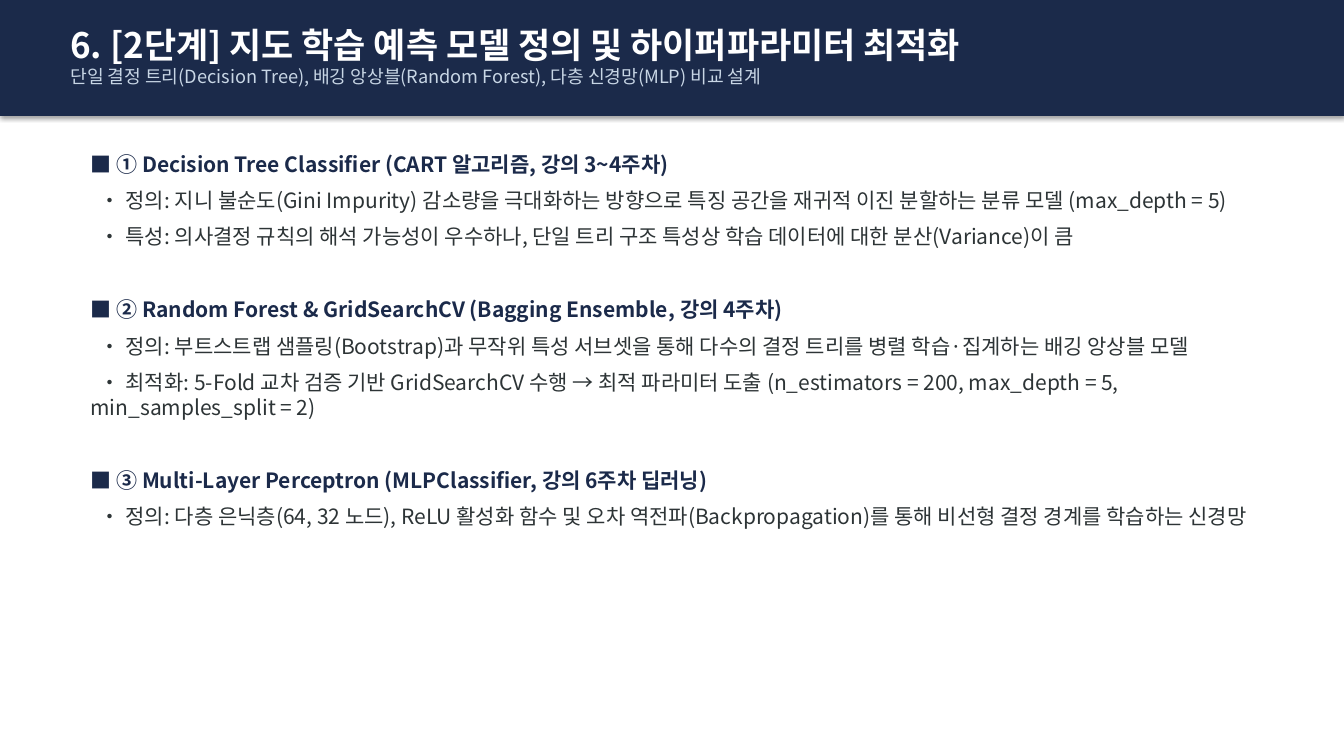
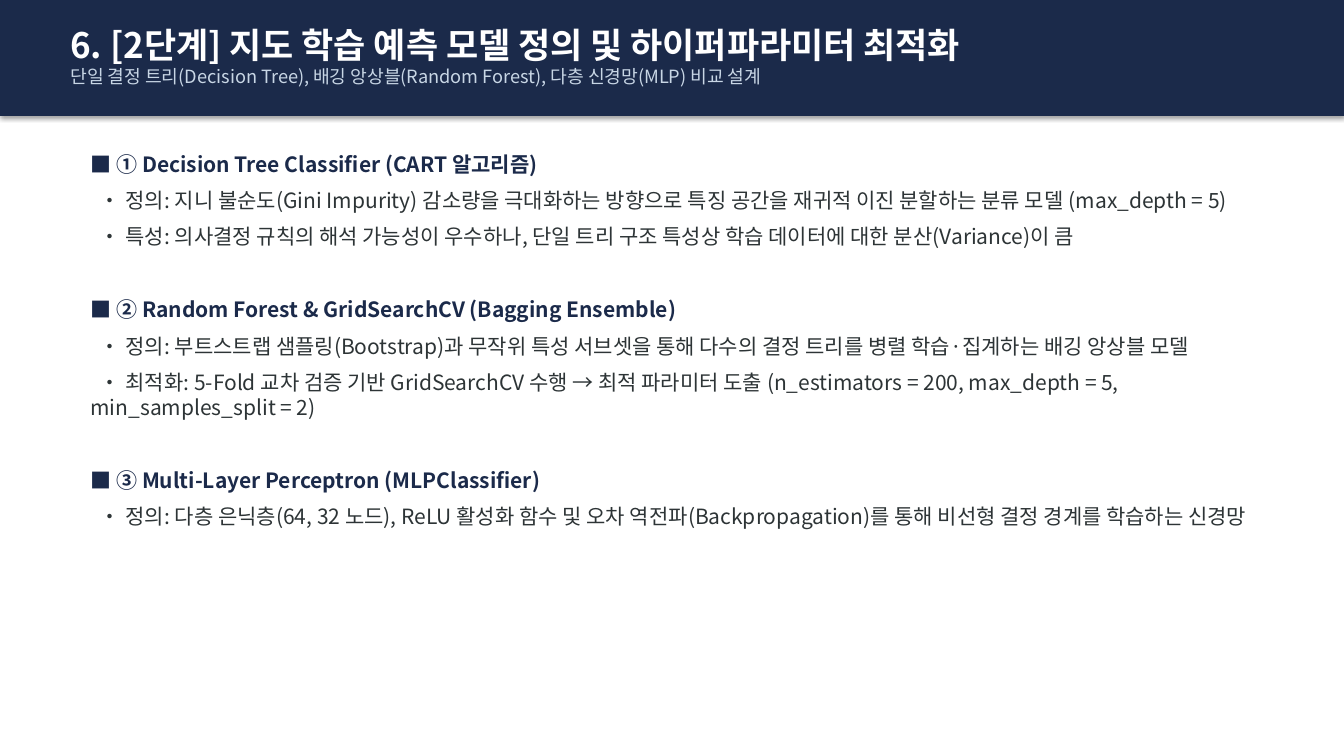
Before and after one commit to sungmin9910/prediction, a slide deck: slide 7 of 사과_운송_이상충격_예측_발표자료.pptx. Drawn at 1344x756 pixels with LibreOffice and Linux fonts; fonts in the diff are those of the drawing. Boxes give left, top, right and bottom in pixels: in the first picture for what was removed or moved away, otherwise in the second. Text is boxed around its words. In the diff, an @@ line names an element or a change of style, - is before the commit and + after.

```diff
--- a/사과_운송_이상충격_예측_발표자료.pptx
+++ b/사과_운송_이상충격_예측_발표자료.pptx
@@ text at (116, 154, 537, 176): text changed @@
-■ ① Decision Tree Classifier (CART 알고리즘, 강의 3~4주차)
+■ ① Decision Tree Classifier (CART 알고리즘)
@@ text at (116, 299, 676, 322): text changed @@
-■ ② Random Forest & GridSearchCV (Bagging Ensemble, 강의 4주차)
+■ ② Random Forest & GridSearchCV (Bagging Ensemble)
@@ text at (116, 470, 540, 493): text changed @@
-■ ③ Multi-Layer Perceptron (MLPClassifier, 강의 6주차 딥러닝)
+■ ③ Multi-Layer Perceptron (MLPClassifier)
```
Also in this commit, not shown: 1 other slide changed, 6 other files.
